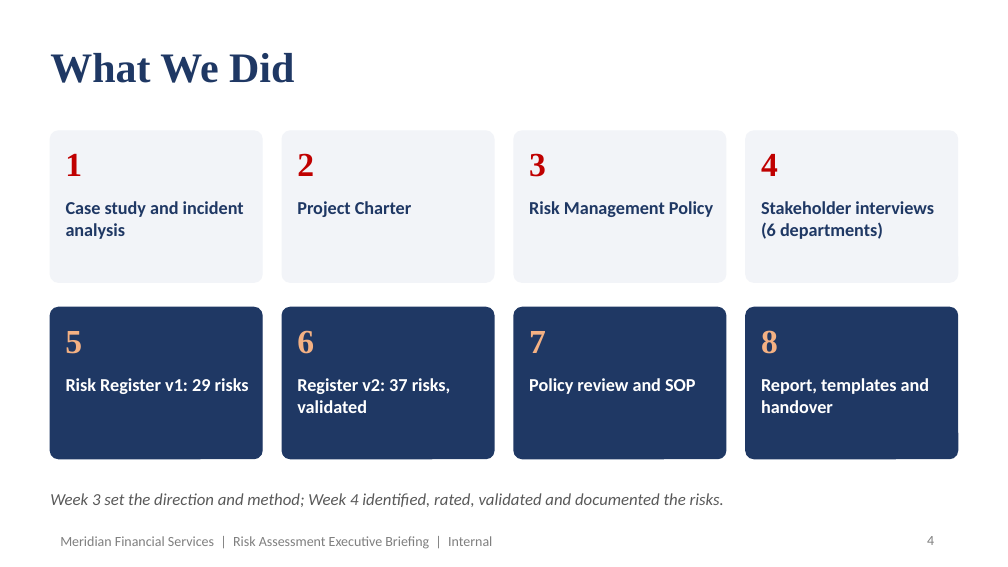
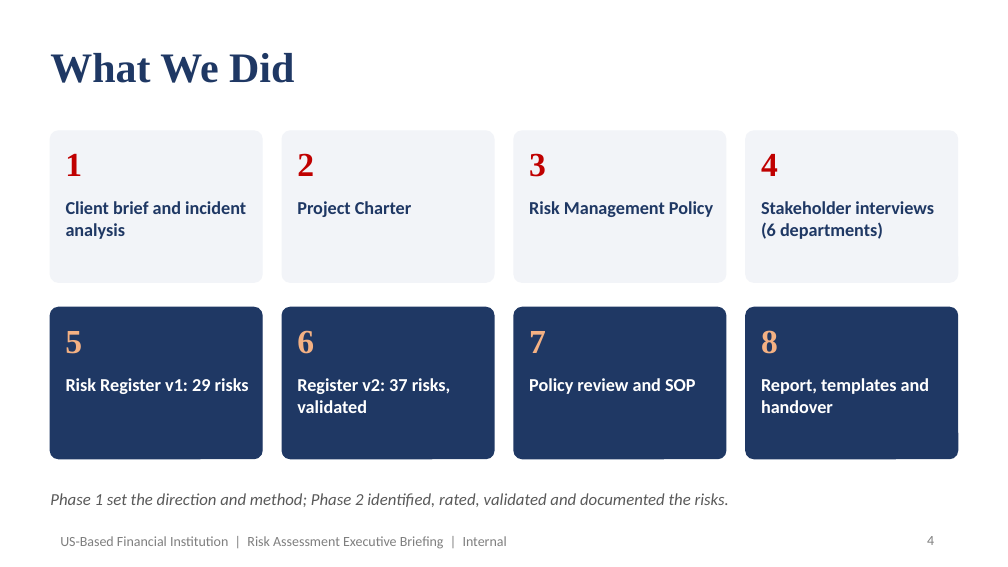
Before and after one commit to jolufowobi/financial-institution-risk-assessment, a slide deck: slide 4 of documents/09-Executive-Presentation.pptx. Drawn at 1008x567 pixels with LibreOffice and Linux fonts; fonts in the diff are those of the drawing. Boxes give left, top, right and bottom in pixels: in the first picture for what was removed or moved away, otherwise in the second. Text is boxed around its words. In the diff, an @@ line names an element or a change of style, - is before the commit and + after.

Commit message:
Add risk assessment framework project

```diff
--- a/documents/09-Executive-Presentation.pptx
+++ b/documents/09-Executive-Presentation.pptx
@@ text at [66, 201, 246, 239]: text changed @@
-Case study and incident analysis
+Client brief and incident analysis
@@ text at [50, 493, 729, 507]: text changed @@
-Week 3 set the direction and method; Week 4 identified, rated, validated and documented the risks.
+Phase 1 set the direction and method; Phase 2 identified, rated, validated and documented the risks.
@@ text at [60, 536, 507, 549]: text changed @@
-Meridian Financial Services | Risk Assessment Executive Briefing | Internal
+US-Based Financial Institution | Risk Assessment Executive Briefing | Internal
```
Also in this commit, not shown: 11 other slides changed, 9 other files.
